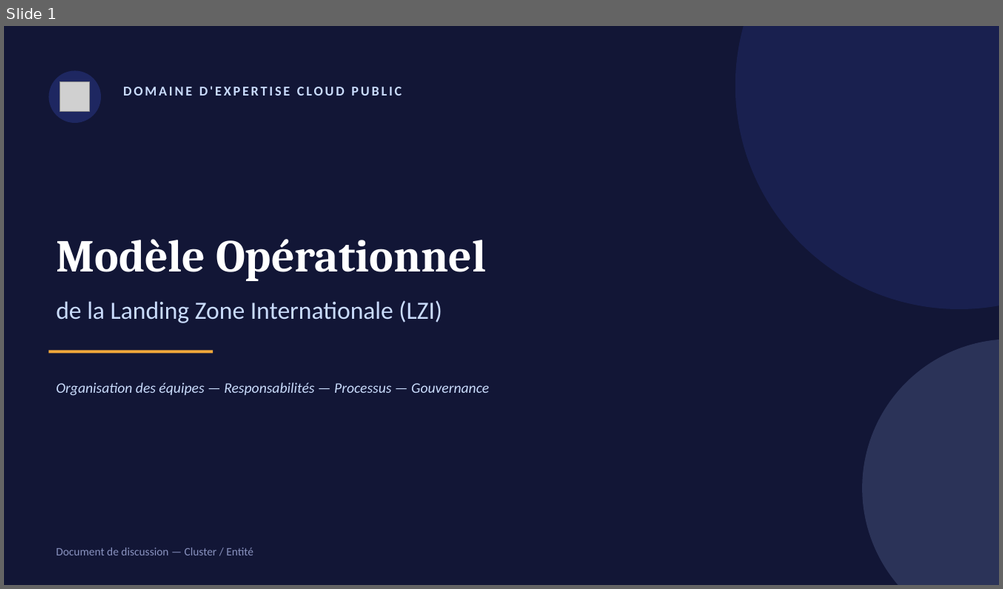
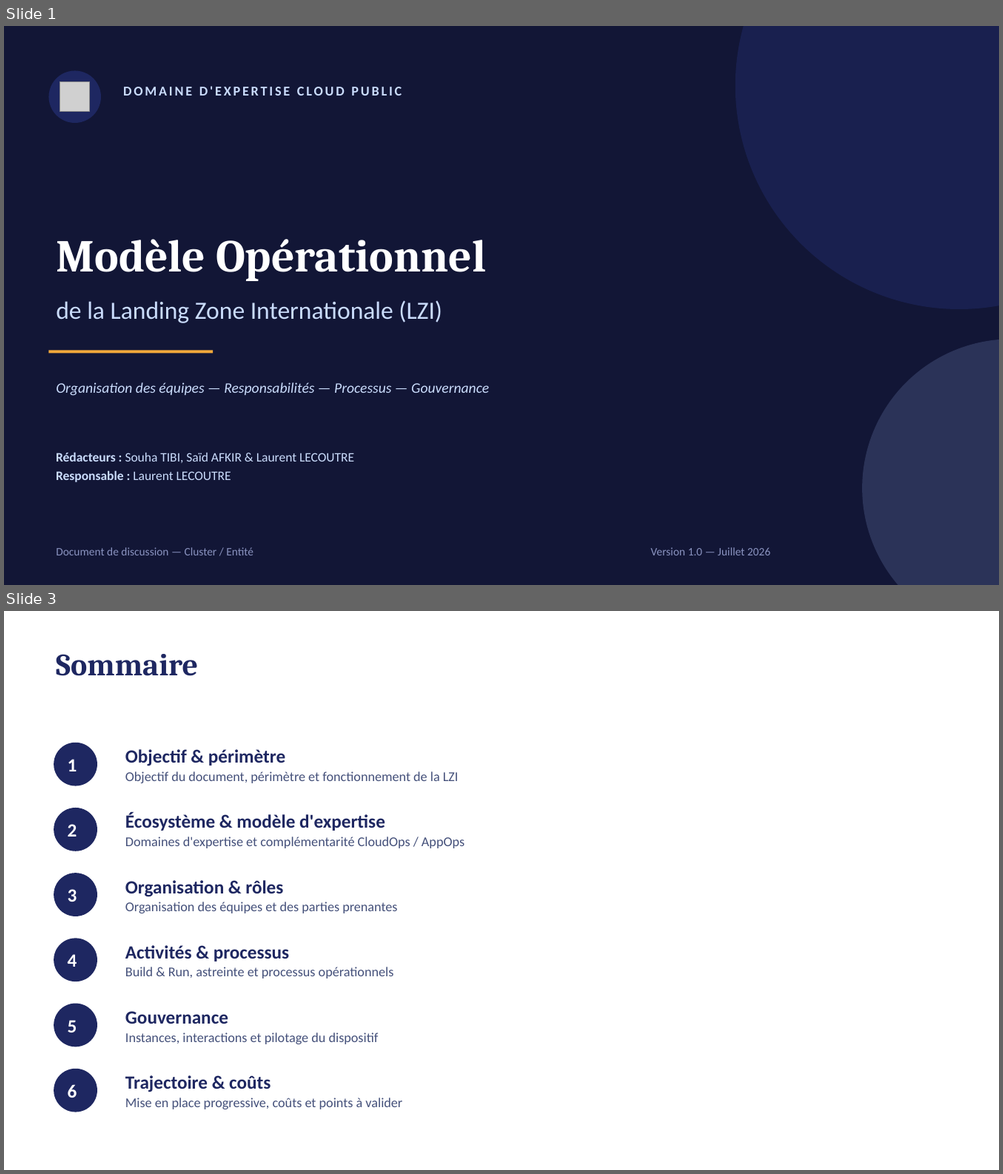
Before and after one commit to malphodo/newsfs, a slide deck: Modele_Operationnel_LZI.pptx. Shown one above the other, each under a label of ours: slide 1 before the commit, slides 1 and 3 after it; the slides between them are not shown. The pictures are 1003x589 and 1003x1174 pixels, drawn with LibreOffice and Linux fonts; fonts in the diff are those of the drawing; grey boxes stand for pictures. Boxes give left, top, right and bottom in pixels: in the first picture for what was removed or moved away, otherwise in the second. Text is boxed around its words. In the diff, an @@ line names an element or a change of style, - is before the commit and + after.

```diff
--- a/Modele_Operationnel_LZI.pptx
+++ b/Modele_Operationnel_LZI.pptx
@@ slide 3 added at (x1=4, y1=611, x2=999, y2=1170), background #FFFFFF @@
@@ text added at (x1=56, y1=654, x2=198, y2=676), 30 pt, text #1E2761, bold @@
+Sommaire
@@ ellipse added at (x1=54, y1=742, x2=97, y2=786), fill #1E2761, 18 pt, text #FFFFFF, bold @@
+1
@@ text added at (x1=125, y1=749, x2=458, y2=783), 13 pt, text #44507A @@
+Objectif & périmètre
+Objectif du document, périmètre et fonctionnement de la LZI
@@ ellipse added at (x1=54, y1=808, x2=97, y2=851), fill #1E2761, 18 pt, text #FFFFFF, bold @@
+2
@@ text added at (x1=125, y1=813, x2=464, y2=849), 13 pt, text #44507A @@
+Écosystème & modèle d'expertise
+Domaines d'expertise et complémentarité CloudOps / AppOps
@@ ellipse added at (x1=54, y1=873, x2=97, y2=916), fill #1E2761, 18 pt, text #FFFFFF, bold @@
+3
@@ text added at (x1=125, y1=880, x2=397, y2=914), 13 pt, text #44507A @@
+Organisation & rôles
+Organisation des équipes et des parties prenantes
@@ ellipse added at (x1=54, y1=939, x2=97, y2=982), fill #1E2761, 18 pt, text #FFFFFF, bold @@
+4
@@ text added at (x1=125, y1=945, x2=394, y2=979), 13 pt, text #44507A @@
+Activités & processus
+Build & Run, astreinte et processus opérationnels
@@ ellipse added at (x1=54, y1=1003, x2=97, y2=1047), fill #1E2761, 18 pt, text #FFFFFF, bold @@
+5
@@ text added at (x1=125, y1=1011, x2=378, y2=1045), 13 pt, text #44507A @@
+Gouvernance
+Instances, interactions et pilotage du dispositif
@@ ellipse added at (x1=54, y1=1069, x2=97, y2=1113), fill #1E2761, 18 pt, text #FFFFFF, bold @@
+6
@@ text added at (x1=125, y1=1076, x2=402, y2=1110), 13 pt, text #44507A @@
+Trajectoire & coûts
+Mise en place progressive, coûts et points à valider
@@ slide 1 changed as well @@
@@ text added at (x1=56, y1=452, x2=354, y2=483), 12.5 pt, text #CADCFC @@
+Rédacteurs : Souha TIBI, Saïd AFKIR & Laurent LECOUTRE
+Responsable : Laurent LECOUTRE
@@ text added at (x1=651, y1=548, x2=770, y2=556), 11 pt, text #8A93C0 @@
+Version 1.0 — Juillet 2026
```
Also in this commit, not shown: 8 other slides changed, 4 other slides added.
